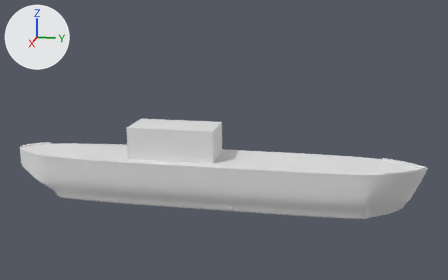
The Blender file Barco/BarcoComMedidas.blend, before and after one commit.
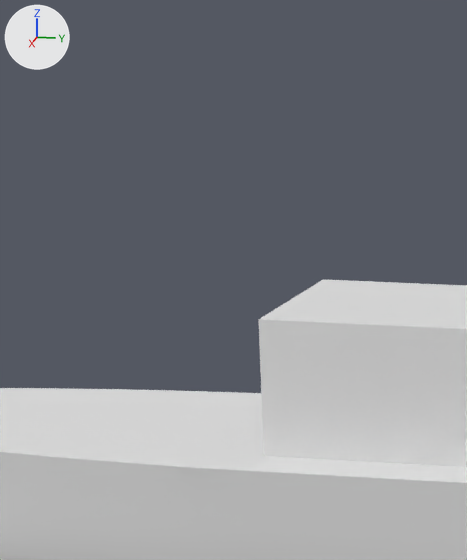
Each version appears first whole from a 50 mm lens placed at (513.0, 98.0, 163.0), pointed at (-1.0, -5.0, 35.0), and next in a close-up on the part from 15% to 39% of the width and 19% to 65% of the height. The lights are fixed; the arrows at upper left show +X, +Y and +Z.
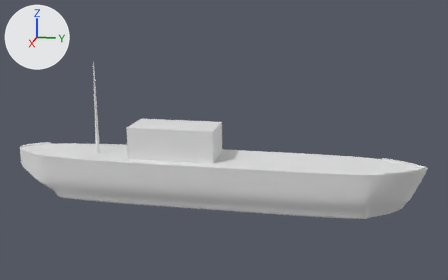
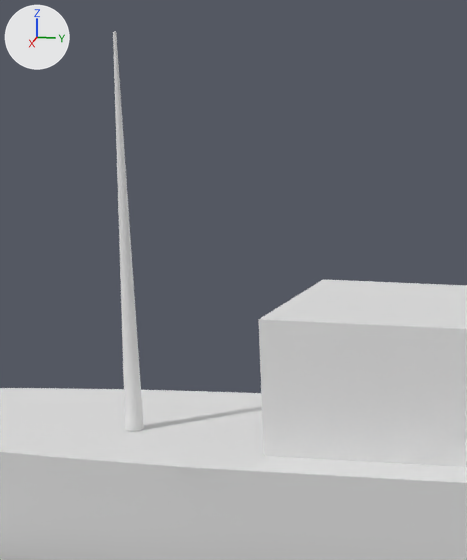
Boxes [x1, y1, x2, y2] around the edits, measured in the close-ups (467 x 560 px):
'Cylinder', reshaped, moved, rescaled (not visible before)
    after: [113, 32, 144, 431]

Edits to the bpy script that builds the scene:
```text
Change me_cylinder:
    where me_cylinder.from_pydata(...)  # 64 vertices, 34 faces; spans x -1.0..1.0, y -1.0..1.0, z -1.0..1.0
    used by ob_cylinder; location = (21.6, 5.8, -18.9)
    me_cylinder part 1: all 32 vertices in x -1.0..1.0, y -1.0..1.0, z 1.0 are scaled about their middle by (0.173, 0.173, 1), then moved by (0.0, 0.0, 41.16)
Change ob_cylinder:
    ob_cylinder.location: (21.6, 5.8, -18.9) -> (4.6, -119.2, 20.5)
    ob_cylinder.scale: (1.0, 1.0, 1.0) -> (1.9, 1.9, 1.9)
```
